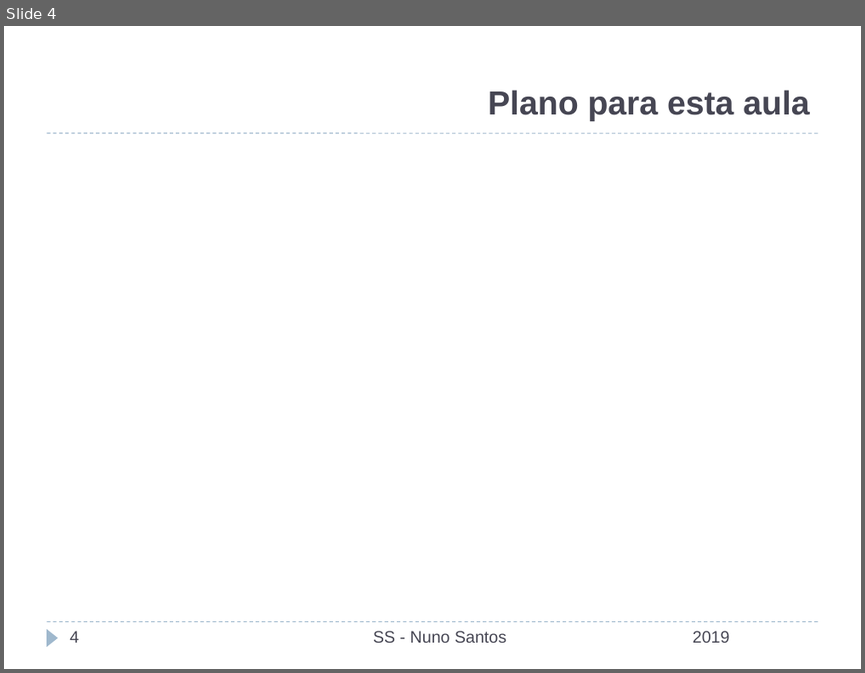
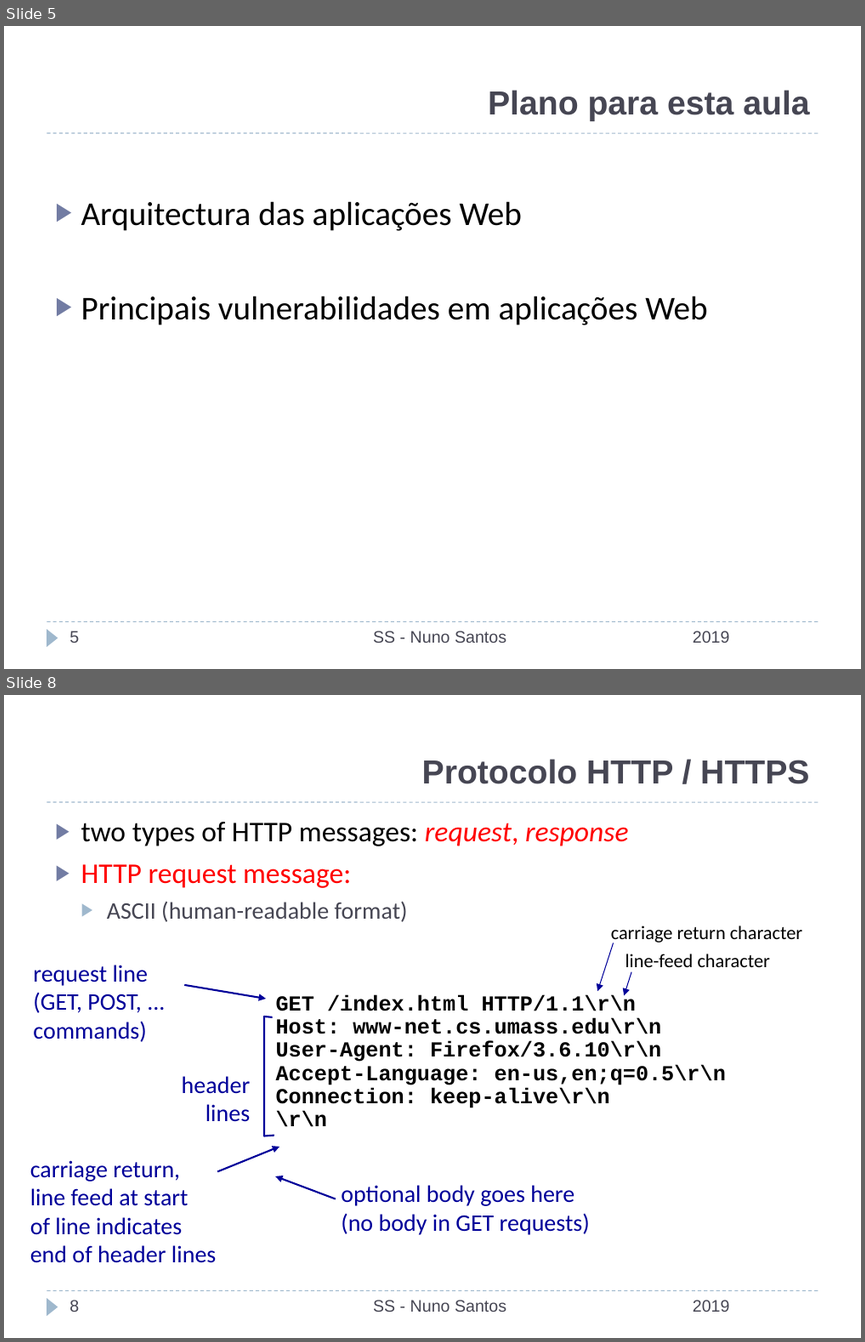
Before and after one commit to nuno-santos/acite2019, a slide deck: teoricas/acite2019-05-web_bd.pptx. Shown one above the other, each under a label of ours: slide 4 before the commit, slides 5 and 8 after it; the slides between them are not shown. The pictures are 865x673 and 865x1342 pixels, drawn with LibreOffice and Linux fonts; fonts in the diff are those of the drawing; background and template pictures are left out. Boxes give left, top, right and bottom in pixels: in the first picture for what was removed or moved away, otherwise in the second. Text is boxed around its words. In the diff, an @@ line names an element or a change of style, - is before the commit and + after.

```diff
--- a/teoricas/acite2019-05-web_bd.pptx
+++ b/teoricas/acite2019-05-web_bd.pptx
@@ slide 8 added at (x1=4, y1=695, x2=861, y2=1338), background #FFFFFF; not listed: 3 template elements that a slide beside it also shows @@
@@ title added at (x1=422, y1=759, x2=809, y2=784), 28 pt, text #464653, bold @@
+Protocolo HTTP / HTTPS
@@ text added at (x1=81, y1=822, x2=629, y2=922), 24 pt, text #FF0000 @@
+▶ two types of HTTP messages: request, response
+▶ HTTP request message:
+  ▶ ASCII (human-readable format)
@@ arrow added from (613, 942) to (598, 991), #000099 0.75 pt @@
@@ text added at (x1=611, y1=925, x2=802, y2=944), 16 pt, text #000000 @@
+carriage return character
@@ text added at (x1=33, y1=964, x2=148, y2=1042), 20 pt, text #000099 @@
+request line
+(GET, POST, ...
+commands)
@@ arrow added from (631, 972) to (624, 996), #000099 0.75 pt @@
@@ text added at (x1=625, y1=953, x2=770, y2=972), 16 pt, text #000000 @@
+line-feed character
@@ arrow added from (185, 985) to (266, 998), #000099 1.5 pt @@
@@ text added at (x1=276, y1=995, x2=726, y2=1127), 18 pt, text #000000, bold @@
+GET /index.html HTTP/1.1\r\n
+Host: www-net.cs.umass.edu\r\n
+User-Agent: Firefox/3.6.10\r\n
+Accept-Language: en-us,en;q=0.5\r\n
+Connection: keep-alive\r\n
+\r\n
@@ freeform shape added at (x1=264, y1=1016, x2=275, y2=1135), outline #000099 1.5 pt @@
@@ text added at (x1=182, y1=1076, x2=250, y2=1122), 20 pt, text #000099 @@
+header
+lines
@@ arrow added from (217, 1171) to (280, 1146), #000099 1.5 pt @@
@@ text added at (x1=30, y1=1160, x2=216, y2=1263), 20 pt, text #000099 @@
+carriage return,
+line feed at start
+of line indicates
+end of header lines
@@ arrow added from (336, 1199) to (276, 1175), #000099 1.5 pt @@
@@ text added at (x1=341, y1=1185, x2=590, y2=1235), 20 pt, text #000099 @@
+optional body goes here
+(no body in GET requests)
@@ page number added at (x1=69, y1=1299, x2=79, y2=1311), 14 pt, text #464653 @@
+8
@@ text added at (x1=373, y1=1299, x2=506, y2=1311), 14 pt, text #464653 @@
+SS - Nuno Santos
@@ text added at (x1=692, y1=1299, x2=730, y2=1311), 14 pt, text #464653 @@
+2019
@@ what was slide 4 is now slide 5 @@
@@ slide 5 changed as well @@
@@ text added at (x1=81, y1=201, x2=707, y2=325), 28 pt, text #000000 @@
+▶ Arquitectura das aplicações Web
+▶ Principais vulnerabilidades em aplicações Web
@@ page number at (x1=69, y1=630, x2=79, y2=642): text changed @@
-4
+5
```
Also in this commit, not shown: 7 other slides changed, 13 other slides added, 3 slides removed.
